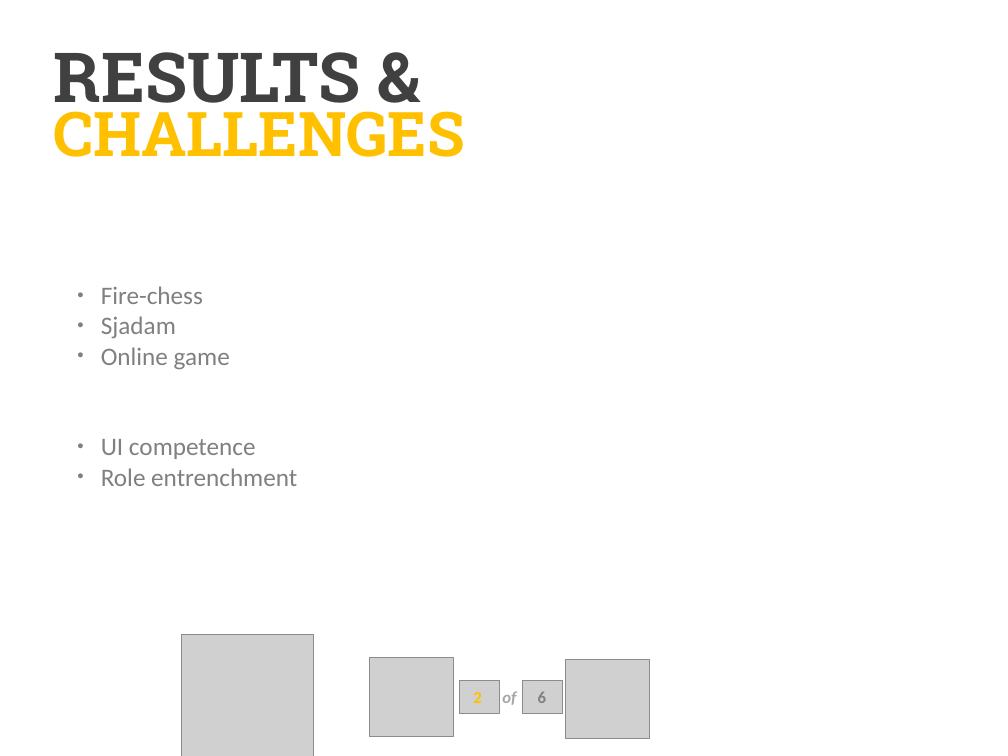
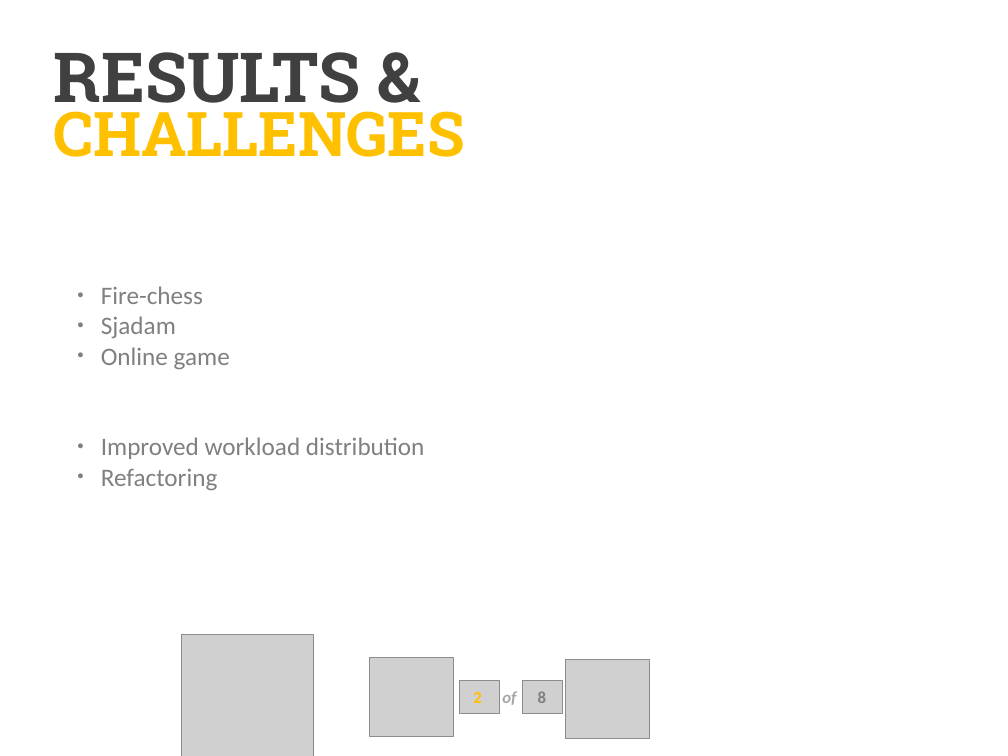
Before and after one commit to luringens/DoodleChess, a slide deck: slide 4 of docs/presentation/Presentasjon oblig 5.pptx (slide 3 before the commit). Drawn at 1008x756 pixels with LibreOffice and Linux fonts; fonts in the diff are those of the drawing; grey boxes stand for pictures; background and template pictures are left out. Boxes give left, top, right and bottom in pixels: in the first picture for what was removed or moved away, otherwise in the second. Text is boxed around its words. In the diff, an @@ line names an element or a change of style, - is before the commit and + after.

Commit message:
[presentation] finished

```diff
--- a/docs/presentation/Presentasjon oblig 5.pptx
+++ b/docs/presentation/Presentasjon oblig 5.pptx
@@ text at (x1=101, y1=437, x2=425, y2=490): text changed @@
-● UI competence
-● Role entrenchment
+● Improved workload distribution
+● Refactoring
@@ text at (x1=538, y1=692, x2=546, y2=703): text changed @@
-6
+8
```
Also in this commit, not shown: 5 other slides changed, 2 slides added, 1 slide removed.
